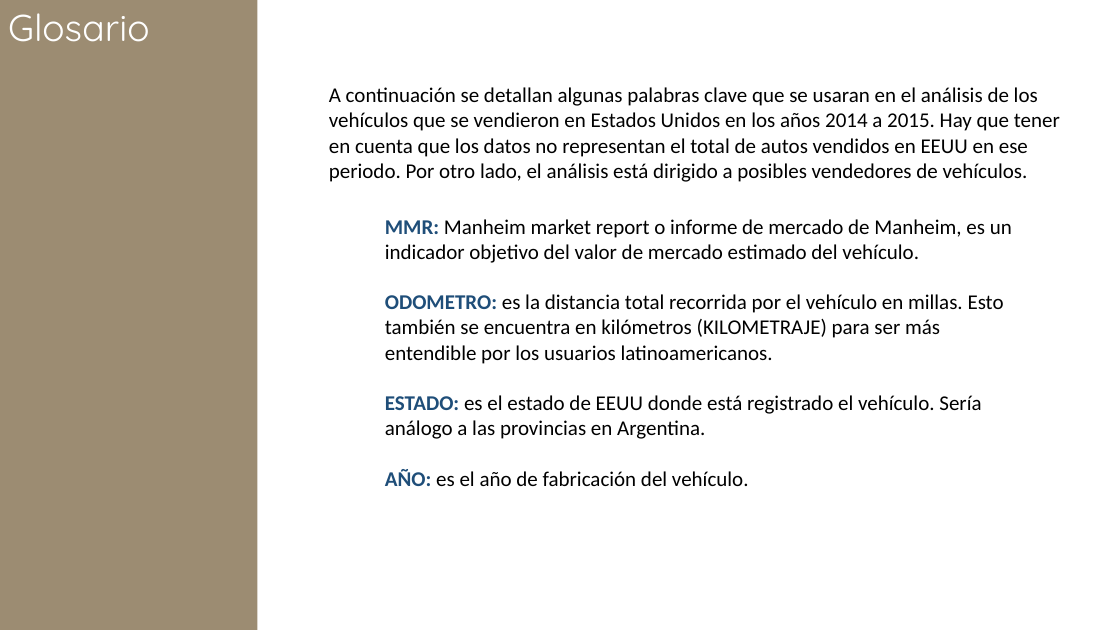
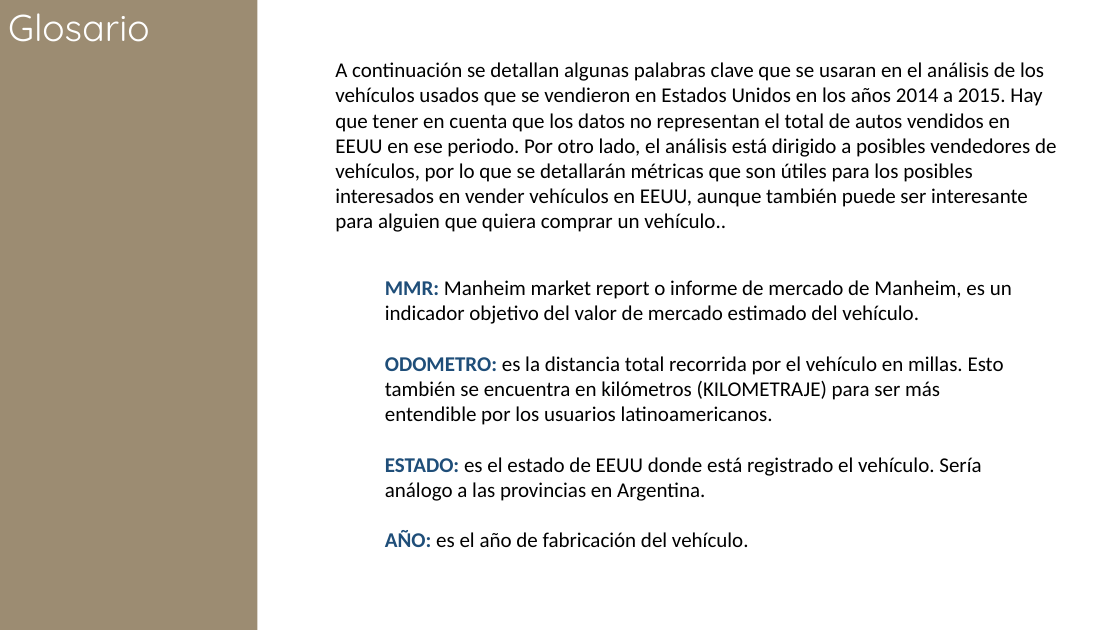
Before and after one commit to chumagram/vehicle-set-data, a slide deck: slide 2 of plantillas.pptx. Drawn at 1120x630 pixels with LibreOffice and Linux fonts; fonts in the diff are those of the drawing. Boxes give left, top, right and bottom in pixels: in the first picture for what was removed or moved away, otherwise in the second. Text is boxed around its words. In the diff, an @@ line names an element or a change of style, - is before the commit and + after.

```diff
--- a/plantillas.pptx
+++ b/plantillas.pptx
@@ text at (x1=335, y1=62, x2=1056, y2=232): text changed @@
-A continuación se detallan algunas palabras clave que se usaran en el análisis de los vehículos que se vendieron en Estados Unidos en los años 2014 a 2015. Hay que tener en cuenta que los datos no representan el total de autos vendidos en EEUU en ese periodo. Por otro lado, el análisis está dirigido a posibles vendedores de vehículos.
+A continuación se detallan algunas palabras clave que se usaran en el análisis de los vehículos usados que se vendieron en Estados Unidos en los años 2014 a 2015. Hay que tener en cuenta que los datos no representan el total de autos vendidos en EEUU en ese periodo. Por otro lado, el análisis está dirigido a posibles vendedores de vehículos, por lo que se detallarán métricas que son útiles para los posibles interesados en vender vehículos en EEUU, aunque también puede ser interesante para alguien que quiera comprar un vehículo..
@@ text "MMR: Manheim market report o ..." moved from (x1=385, y1=219, x2=1012, y2=486) to (x1=385, y1=280, x2=1012, y2=547) @@
```
Also in this commit, not shown: 2 other slides changed, 3 other files.
